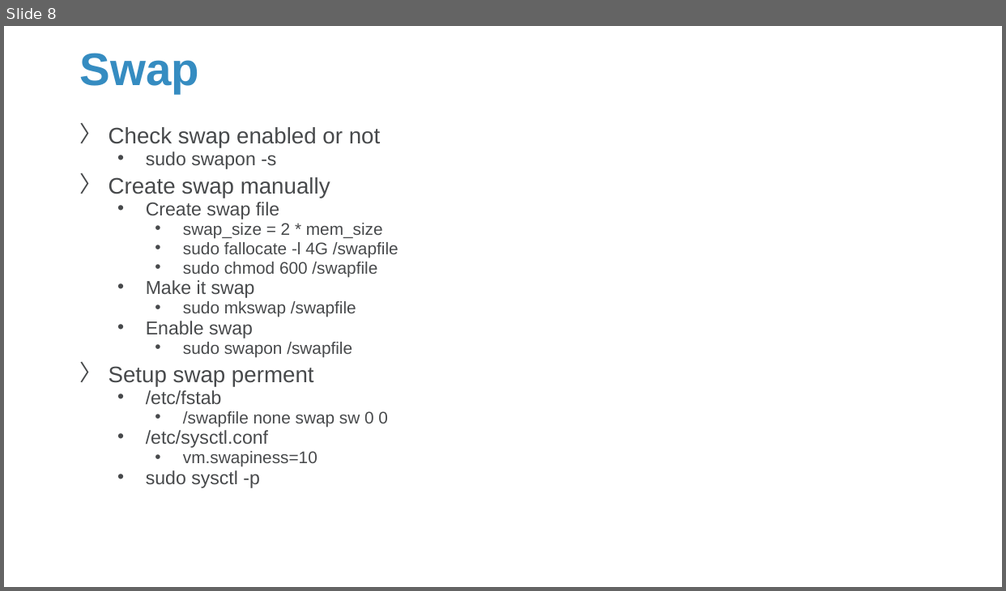
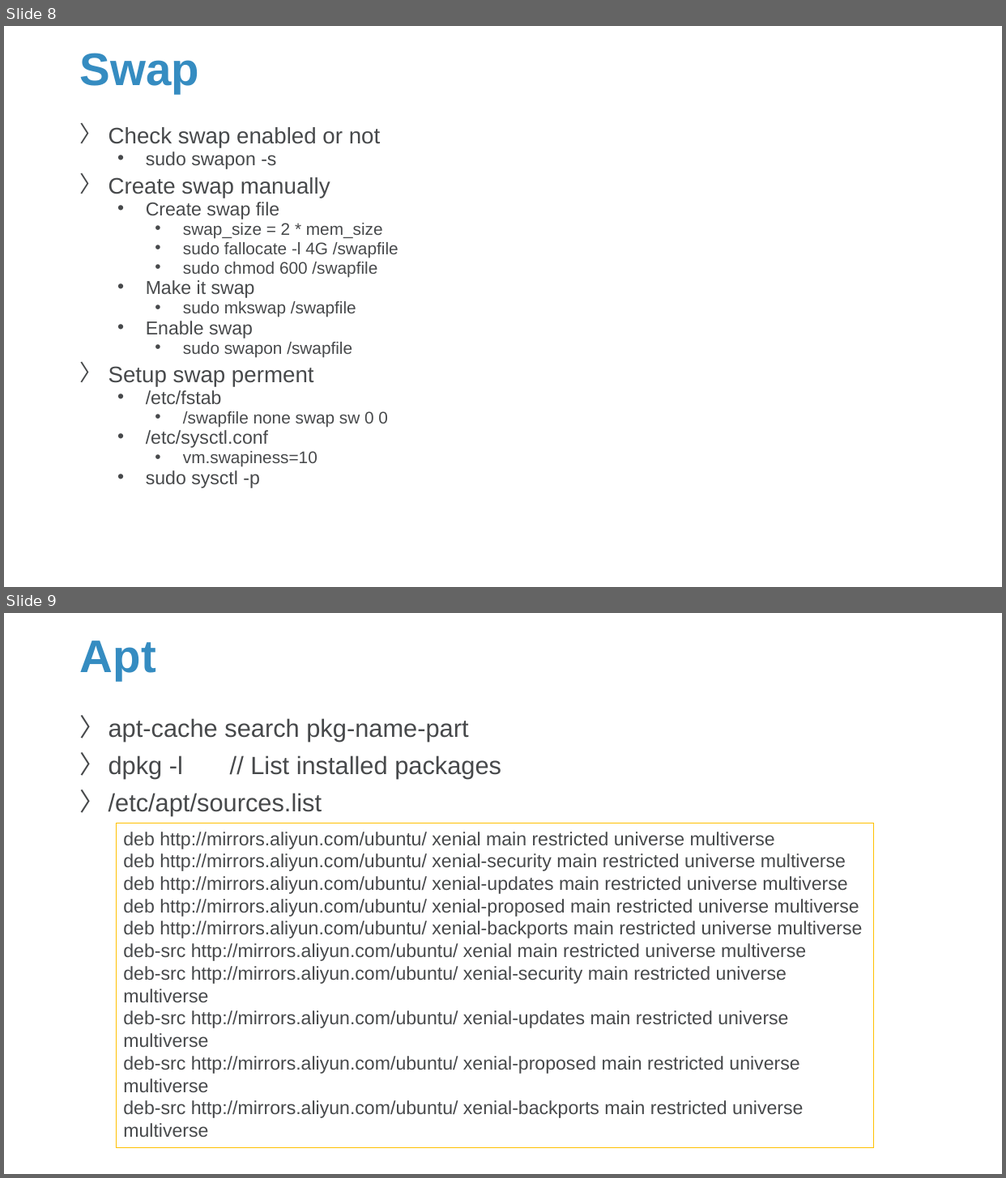
Before and after one commit to Sparks-Lu/TechNotes, a slide deck: Linux/Linux_Notes.pptx. Shown one above the other, each under a label of ours: slide 8 before the commit, slides 8 and 9 after it. The pictures are 1006x591 and 1006x1178 pixels, drawn with LibreOffice and Linux fonts; fonts in the diff are those of the drawing; background and template pictures are left out. Boxes give left, top, right and bottom in pixels: in the first picture for what was removed or moved away, otherwise in the second. Text is boxed around its words. In the diff, an @@ line names an element or a change of style, - is before the commit and + after.

```diff
--- a/Linux/Linux_Notes.pptx
+++ b/Linux/Linux_Notes.pptx
@@ slide 9 added at [4,613,1002,1174], background picture (left out) @@
@@ title added at [80,641,156,681], 44 pt, text #358CC1, bold @@
+Apt
@@ text added at [108,718,501,816], 24 pt, text #47494B @@
+〉 apt-cache search pkg-name-part
+〉 dpkg -l // List installed packages
+〉 /etc/apt/sources.list
@@ rectangle added at [117,824,874,1148], outline #FFC000 0.75 pt, 18 pt, text #47494B @@
+deb http://mirrors.aliyun.com/ubuntu/ xenial main restricted universe multiverse
+deb http://mirrors.aliyun.com/ubuntu/ xenial-security main restricted universe multiverse
+deb http://mirrors.aliyun.com/ubuntu/ xenial-updates main restricted universe multiverse
+deb http://mirrors.aliyun.com/ubuntu/ xenial-proposed main restricted universe multiverse
+deb http://mirrors.aliyun.com/ubuntu/ xenial-backports main restricted universe multiverse
+deb-src http://mirrors.aliyun.com/ubuntu/ xenial main restricted universe multiverse
+deb-src http://mirrors.aliyun.com/ubuntu/ xenial-security main restricted universe multiverse
+deb-src http://mirrors.aliyun.com/ubuntu/ xenial-updates main restricted universe multiverse
+deb-src http://mirrors.aliyun.com/ubuntu/ xenial-proposed main restricted universe multiverse
+deb-src http://mirrors.aliyun.com/ubuntu/ xenial-backports main restricted universe multiverse
```
Also in this commit, not shown: 2 other slides added, 13 other files.
